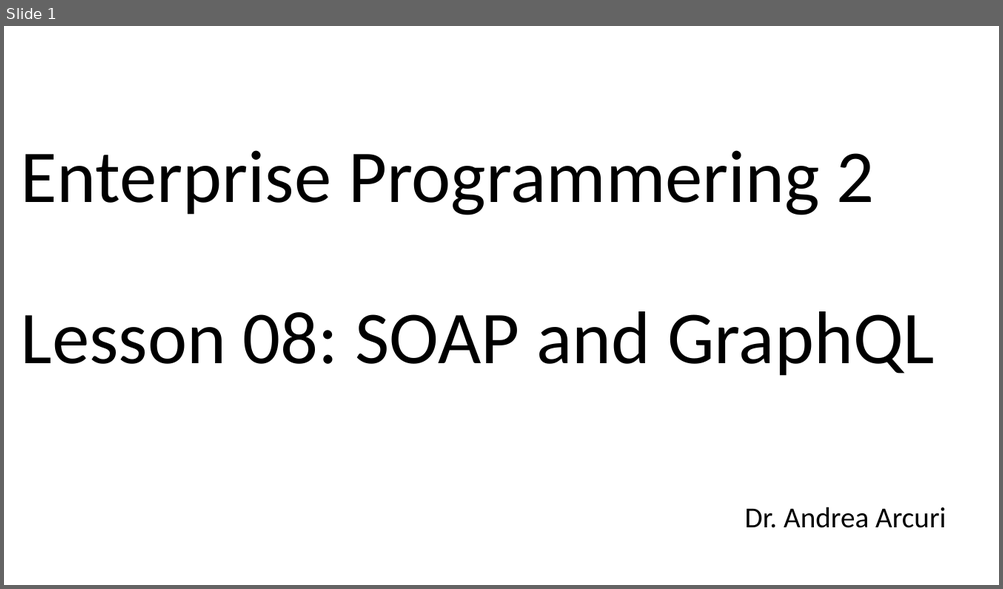
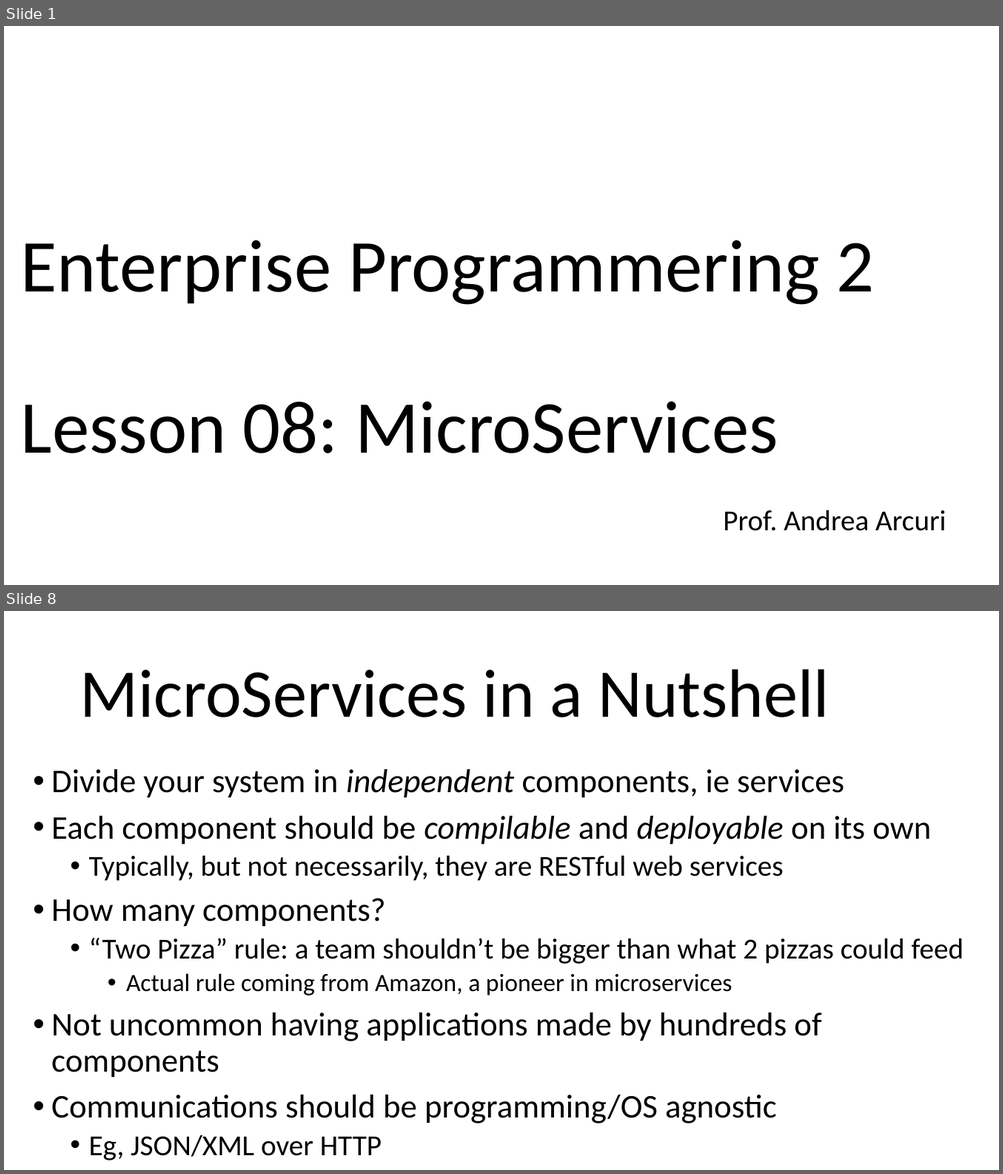
Before and after one commit to arcuri82/testing_security_development_enterprise_systems, a slide deck: doc/advanced/slides/lesson_08.pptx. Shown one above the other, each under a label of ours: slide 1 before the commit, slides 1 and 8 after it; the slides between them are not shown. The pictures are 1003x589 and 1003x1174 pixels, drawn with LibreOffice and Linux fonts; fonts in the diff are those of the drawing. Boxes give left, top, right and bottom in pixels: in the first picture for what was removed or moved away, otherwise in the second. Text is boxed around its words. In the diff, an @@ line names an element or a change of style, - is before the commit and + after.

```diff
--- a/doc/advanced/slides/lesson_08.pptx
+++ b/doc/advanced/slides/lesson_08.pptx
@@ slide 8 added at [4,611,999,1170], background #FFFFFF @@
@@ title added at [79,669,829,718], 66 pt, text #000000 @@
+MicroServices in a Nutshell
@@ text added at [51,769,963,1161], 32 pt, text #000000 @@
+• Divide your system in independent components, ie services
+• Each component should be compilable and deployable on its own
+  • Typically, but not necessarily, they are RESTful web services
+• How many components?
+  • “Two Pizza” rule: a team shouldn’t be bigger than what 2 pizzas could feed
+    • Actual rule coming from Amazon, a pioneer in microservices
+• Not uncommon having applications made by hundreds of components
+• Communications should be programming/OS agnostic
+  • Eg, JSON/XML over HTTP
@@ slide 1 changed as well @@
@@ title at [21,240,874,454]: text changed @@
-Enterprise Programmering 2
-Lesson 08: SOAP and GraphQL
+Enterprise Programmering 2
+Lesson 08: MicroServices
@@ subtitle at [723,510,945,531]: text changed @@
-Dr. Andrea Arcuri
+Prof. Andrea Arcuri
```
Also in this commit, not shown: 2 other slides changed, 46 other slides added, 21 slides removed, 17 other files.
